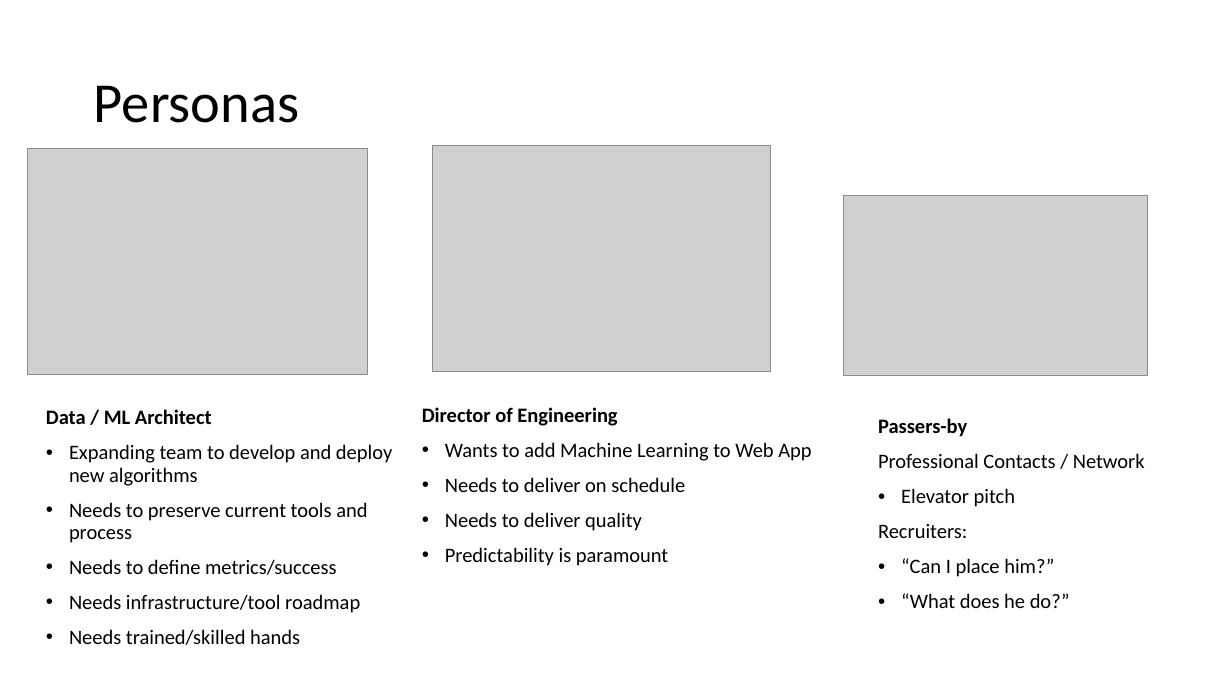
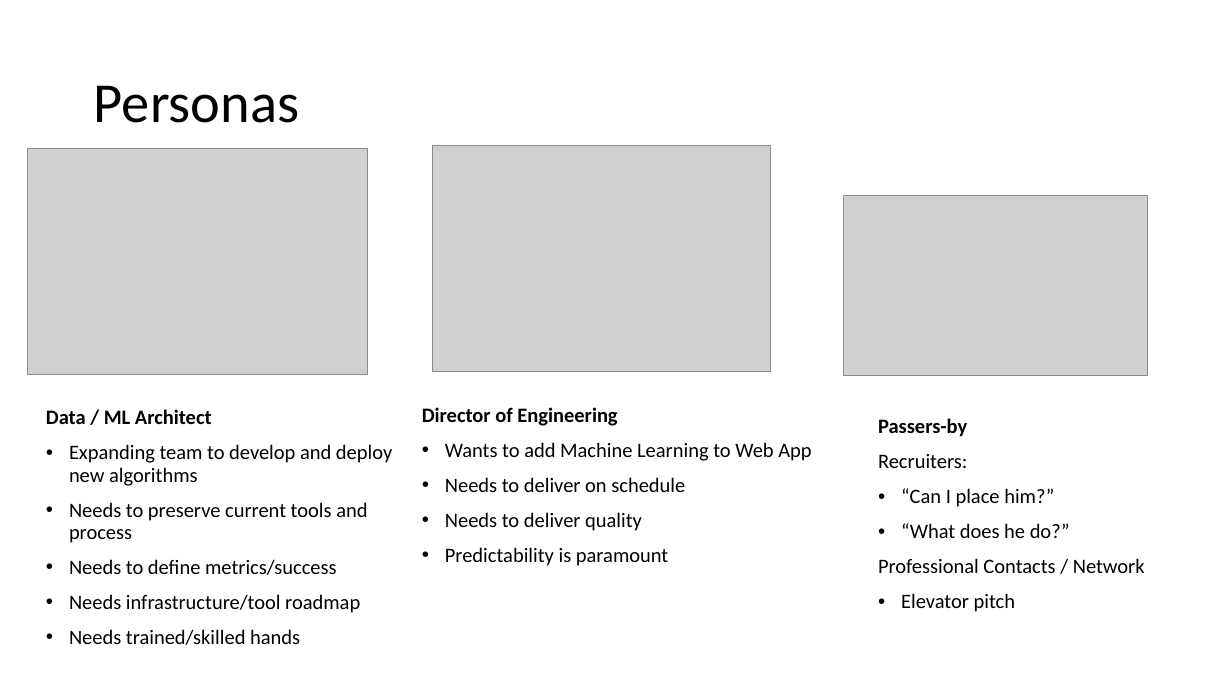
Before and after one commit to cwinsor/django_103_plasticc_and_ux, a slide deck: slide 14 of presentation.pptx. Drawn at 1232x693 pixels with LibreOffice and Linux fonts; fonts in the diff are those of the drawing; grey boxes stand for pictures. Boxes give left, top, right and bottom in pixels: in the first picture for what was removed or moved away, otherwise in the second. Text is boxed around its words. In the diff, an @@ line names an element or a change of style, - is before the commit and + after.

```diff
--- a/presentation.pptx
+++ b/presentation.pptx
@@ text at [878, 453, 1145, 507]: paragraphs removed @@
-Professional Contacts / Network
-• Elevator pitch
@@ text at [878, 558, 1145, 612]: paragraphs added @@
+Professional Contacts / Network
+• Elevator pitch
```
Also in this commit, not shown: 2 other slides changed, 1 slide added, 3 other files.
